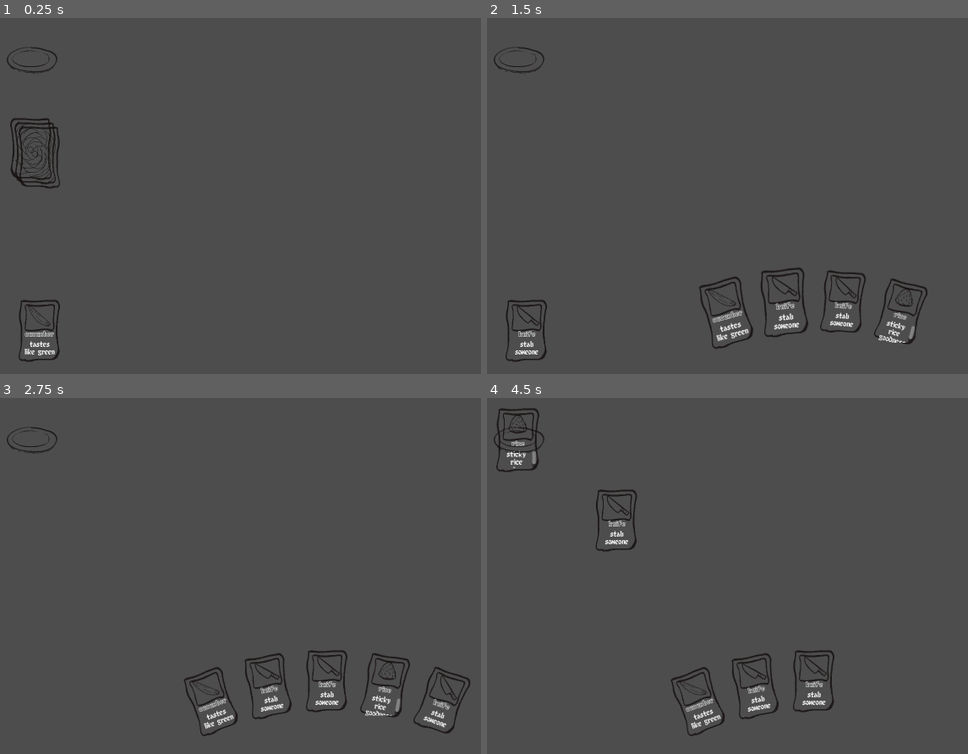
Above: before the commit, frames 1-4 (two rows, left to right).
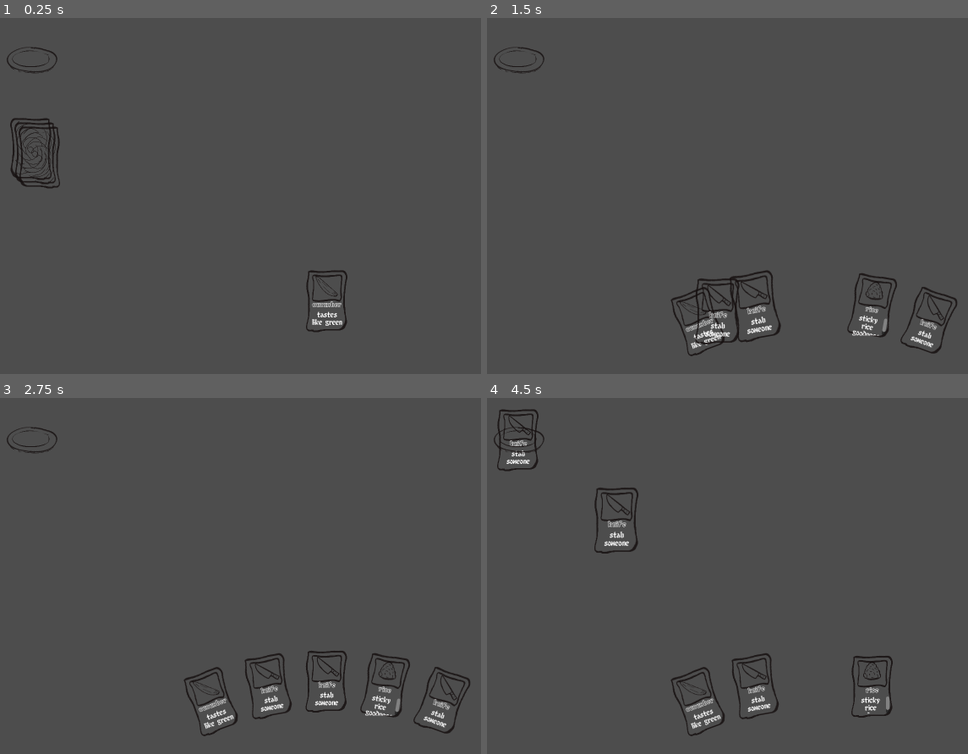
Above: after the commit, the same moments.

Repository: noxden/gmtk-jam-2025
Game: Godot game, scene res://scenes/main.tscn
Two runs of this game, one before a commit and one after it. Both use one fixed random seed, a clock stepped at 60 frames per second and the inputs below.
Inputs (mouse positions are in pixels of both pictures, inside the frame that each line leads up to):
- Up to frame 1 (0.25 s): no input
- Up to frame 2 (1.5 s): drag from (814, 299) to (525, 331) at 0.52 s; drag from (814, 299) to (525, 331) at 1.27 s
- Up to frame 3 (2.75 s): move the mouse to (327, 679) at 2.02 s; click (327, 679) at 2.17 s
- Up to frame 4 (4.5 s): tap Enter at 2.75 s; drag from (871, 686) to (520, 440) at 2.77 s; tap Space at 3.5 s; drag from (929, 700) to (515, 440) at 3.52 s; drag from (520, 440) to (814, 679) at 4.27 s

The runs differ from the first frame. In frame 1, 1.0% of the frame differs, in the area x 3-73%, y 70-97%; in frame 2, 4.2%, in the area x 3-98%, y 70-97%; in frame 3, 0.2%; in frame 4, 2.0%.

Commit message:
refactor: separate CardManager and from EventBus pattern
CardManager is no longer part of the global scope. CardManager is still responsible for user interactions with cards.

EventBus signals are now in a dedicated EventBus script at global scope.

Introduce strong typing in card.gd, card_manager.gd, event_bus.gd and player_hand.gd

Diff:
--- a/autoload/card_manager.gd
+++ /dev/null
@@ -1,66 +0,0 @@
-extends Node2D
-
-signal hovered_card
-signal unhovered_card
-signal clicked_card
-signal let_go_card
-signal hovered_dish
-signal unhovered_dish
-
-var dragged_card: Node2D
-var current_hovered_card: Node2D
-var current_hovered_dish
-
-
-# Called when the node enters the scene tree for the first time.
-func _ready() -> void:
-	connect_signals()
-	pass # Replace with function body.
-
-func connect_signals():
-	connect("hovered_card", on_hovered_card)
-	connect("unhovered_card", on_unhovered_card)
-	connect("clicked_card", on_clicked_card)
-	connect("let_go_card", on_let_go_card)
-	connect("hovered_dish", on_hovered_dish)
-	connect("unhovered_dish", on_unhovered_dish)
-
-func on_hovered_card(card):
-	current_hovered_card = card
-	var tween = get_tree().create_tween()
-	tween.tween_property(card, "scale", Vector2(1.2, 1.2), 0.1)
-
-func on_unhovered_card(card):
-	current_hovered_card = null
-	var tween = get_tree().create_tween()
-	tween.tween_property(card, "scale", Vector2(1, 1), 0.1)
-
-func on_hovered_dish(dish):
-	current_hovered_dish = dish
-
-func on_unhovered_dish(dish):
-	current_hovered_dish = null
-
-func on_clicked_card(card):
-	dragged_card = card
-	var tween = get_tree().create_tween()
-	# gets overruled by _process
-	# tween.tween_property(card, "position", get_global_mouse_position(), 0.1)
-	tween.tween_property(card, "rotation", 0, 0.1)
-	tween.tween_property(card, "scale", Vector2(1, 1), 0.1)
-
-func on_let_go_card(card):
-	if not current_hovered_dish:
-		animate_card_movement(card, card.position_in_hand, card.rotation_in_hand)
-	dragged_card = null
-
-func animate_card_movement(card, destination, new_rotation):
-	var tween = get_tree().create_tween()
-	tween.tween_property(card, "position", destination, 0.1)
-	tween.tween_property(card, "rotation", new_rotation, 0.1)
-
-# Called every frame. 'delta' is the elapsed time since the previous frame.
-func _process(delta: float) -> void:
-	if dragged_card:
-		var global_mouse_pos = get_global_mouse_position()
-		dragged_card.position = global_mouse_pos
--- /dev/null
+++ b/autoload/event_bus.gd
@@ -0,0 +1,17 @@
+extends Node2D
+
+#interactions with cards
+signal hovered_card(card: Card)
+signal unhovered_card(card: Card)
+signal clicked_card(card: Card)
+signal let_go_card(card: Card)
+
+#interactions with dishes
+signal hovered_dish(dish: Dish)
+signal unhovered_dish(dish: Dish)
+
+#interactions for playing cards on dishes
+signal card_used_on_dish(card: Card, dish: Dish)
+
+#interactions for picking cards from hand
+signal return_card_to_player_hand()
--- a/autoload/game_state.gd
+++ b/autoload/game_state.gd
@@ -4,7 +4,7 @@
 
 var cards_in_deck = []
 
-func _ready():
+func _ready() -> void:
 	for i in range(3):
 		cards_in_deck.append(Cards.CARDS["knife"])
 	cards_in_deck.append(Cards.CARDS["rice"])
--- a/project.godot
+++ b/project.godot
@@ -17,9 +17,9 @@
 
 [autoload]
 
-CardManager="*res://autoload/card_manager.gd"
 GameState="*res://autoload/game_state.gd"
 Cards="*res://autoload/cards.gd"
+EventBus="*res://autoload/event_bus.gd"
 
 [display]
 
--- a/scenes/main.tscn
+++ b/scenes/main.tscn
@@ -1,10 +1,11 @@
-[gd_scene load_steps=6 format=3 uid="uid://bqrwlfunomru3"]
+[gd_scene load_steps=7 format=3 uid="uid://bqrwlfunomru3"]
 
 [ext_resource type="Script" uid="uid://dyref5jpsqapt" path="res://scripts/player_hand.gd" id="2_0wfyh"]
 [ext_resource type="PackedScene" uid="uid://kvac6f8v8pad" path="res://scenes/dish.tscn" id="3_sugp2"]
 [ext_resource type="Script" uid="uid://vhbsmhwvvnw0" path="res://scripts/sushi_belt.gd" id="4_jyhfs"]
 [ext_resource type="Script" uid="uid://by0vvegnvq1t1" path="res://scripts/deck.gd" id="5_tbgi4"]
 [ext_resource type="Texture2D" uid="uid://detpw7g3jk76c" path="res://assets/sprites/card_back.png" id="5_tefeu"]
+[ext_resource type="Script" uid="uid://y8qqbfyymi8n" path="res://scripts/card_manager.gd" id="6_tefeu"]
 
 [node name="Main" type="Node2D"]
 
@@ -31,3 +32,6 @@
 
 [node name="Bottom" type="Sprite2D" parent="Deck"]
 texture = ExtResource("5_tefeu")
+
+[node name="CardManager" type="Node2D" parent="."]
+script = ExtResource("6_tefeu")
--- a/scripts/card.gd
+++ b/scripts/card.gd
@@ -1,14 +1,8 @@
 class_name Card extends Node2D
 
 var cost: int
-var position_in_hand
-var rotation_in_hand
 
-# Called when the node enters the scene tree for the first time.
-func _ready() -> void:
-	pass # Replace with function body.
-
-func initialize(card_info: Dictionary):
+func initialize(card_info: Dictionary) -> void:
 	var texture = load('res://assets/sprites/' + card_info["sprite"] + '.png')
 
 	cost = card_info["cost"]
@@ -17,14 +11,14 @@
 	$"Image".texture = texture
 
 func _on_area_2d_mouse_entered() -> void:
-	CardManager.emit_signal("hovered_card", self)
+	EventBus.emit_signal("hovered_card", self)
 
 func _on_area_2d_mouse_exited() -> void:
-	CardManager.emit_signal("unhovered_card", self)
+	EventBus.emit_signal("unhovered_card", self)
 
-func _on_area_2d_input_event(viewport: Node, event: InputEvent, shape_idx: int) -> void:
+func _on_area_2d_input_event(_viewport: Node, event: InputEvent, _shape_idx: int) -> void:
 	if event is InputEventMouseButton and event.button_index == MOUSE_BUTTON_LEFT:
 		if event.is_pressed():
-			CardManager.emit_signal("clicked_card", self)
+			EventBus.emit_signal("clicked_card", self)
 		else:
-			CardManager.emit_signal("let_go_card", self)
+			EventBus.emit_signal("let_go_card", self)
--- /dev/null
+++ b/scripts/card_manager.gd
@@ -0,0 +1,56 @@
+class_name CardManager extends Node2D
+
+var dragged_card: Card
+var current_hovered_dish: Dish
+
+func _ready() -> void:
+	connect_signals()
+
+func connect_signals() -> void:
+	EventBus.connect("hovered_card", on_hovered_card)
+	EventBus.connect("unhovered_card", on_unhovered_card)
+	EventBus.connect("clicked_card", on_clicked_card)
+	EventBus.connect("let_go_card", on_let_go_card)
+	EventBus.connect("hovered_dish", on_hovered_dish)
+	EventBus.connect("unhovered_dish", on_unhovered_dish)
+
+func on_hovered_card(card: Card) -> void:
+	var tween = get_tree().create_tween()
+	var scaling = Vector2(1.2, 1.2)
+	var duration = 0.1
+	tween.tween_property(card, "scale", scaling, duration)
+
+func on_unhovered_card(card: Card) -> void:
+	var tween = get_tree().create_tween()
+	var scaling = Vector2(1, 1)
+	var duration = 0.1
+	tween.tween_property(card, "scale", scaling, duration)
+
+func on_hovered_dish(dish: Dish):
+	current_hovered_dish = dish
+
+func on_unhovered_dish(dish: Dish) -> void:
+	current_hovered_dish = null
+
+func on_clicked_card(card: Card) -> void:
+	var tween = get_tree().create_tween().set_parallel(true)
+	var rotate = 0
+	var scaling = Vector2(1.0, 1.0)
+	var duration = 0.1
+	tween.tween_property(card, "position", get_global_mouse_position(), 0.1)
+	tween.tween_property(card, "rotation", rotate, duration)
+	tween.tween_property(card, "scale", scaling, duration)
+	await tween.finished
+	dragged_card = card
+
+func on_let_go_card(card: Card) -> void:
+	if not current_hovered_dish:
+		EventBus.emit_signal("return_card_to_player_hand")
+	else:
+		EventBus.emit_signal("card_used_on_dish", card, current_hovered_dish)
+	dragged_card = null
+
+func _process(_delta: float) -> void:
+	if dragged_card:
+		var global_mouse_pos = get_global_mouse_position()
+		dragged_card.position = global_mouse_pos
--- a/scripts/deck.gd
+++ b/scripts/deck.gd
@@ -1,16 +1,11 @@
-extends Node2D
+class_name Deck extends Node2D
 
 var cards_in_deck
 
 
-# Called when the node enters the scene tree for the first time.
 func _ready() -> void:
 	cards_in_deck = GameState.cards_in_deck
 	cards_in_deck.shuffle()
-
-# Called every frame. 'delta' is the elapsed time since the previous frame.
-func _process(delta: float) -> void:
-	pass
 
 func get_card():
 	var ret = cards_in_deck.pop_front()
--- a/scripts/dish.gd
+++ b/scripts/dish.gd
@@ -1,5 +1,6 @@
 class_name Dish extends Node2D
 
+var ingredients = []
 
 # Called when the node enters the scene tree for the first time.
 func _ready() -> void:
@@ -10,7 +11,7 @@
 	pass
 
 func _on_area_2d_mouse_entered() -> void:
-	CardManager.emit_signal("hovered_dish", self)
+	EventBus.emit_signal("hovered_dish", self)
 
 func _on_area_2d_mouse_exited() -> void:
-	CardManager.emit_signal("unhovered_dish", self)
+	EventBus.emit_signal("unhovered_dish", self)
--- a/scripts/player_hand.gd
+++ b/scripts/player_hand.gd
@@ -1,29 +1,33 @@
-extends Node2D
+class_name PlayerHand extends Node2D
 
 
 const CARD_SCENE_PATH = "res://scenes/card.tscn"
 
-var cards_in_hand = []
+var cards_in_hand: Array[Card] = []
 
-var SCREEN_WIDTH
-var SCREEN_HEIGHT
+var SCREEN_WIDTH: int
+var SCREEN_HEIGHT: int
 
-var CARD_INITIAL_POS
+var CARD_INITIAL_POS: Vector2
 
-const PI = 3.1415
 const CARD_DEGREES = 10
 const HAND_CENTER_DEGREES = 270
 const HAND_RADIUS = 800
 const HAND_CENTER_VERTICAL_OFFSET = 600
-var HAND_CENTER
+var HAND_CENTER: Vector2
 
-# Called when the node enters the scene tree for the first time.
 func _ready() -> void:
+	EventBus.connect("return_card_to_player_hand", on_return_card_to_player_hand)
+	initialize_on_screen_positions()
+	fill_hand()
+
+func initialize_on_screen_positions() -> void:
 	SCREEN_WIDTH = get_viewport().size[0]
 	SCREEN_HEIGHT = get_viewport().size[1]
 	CARD_INITIAL_POS = Vector2(120, SCREEN_HEIGHT - 130)
 	HAND_CENTER = Vector2(SCREEN_WIDTH/2, SCREEN_HEIGHT+HAND_CENTER_VERTICAL_OFFSET)
 
+func fill_hand() -> void:
 	var card_scene = preload(CARD_SCENE_PATH)
 
 	await $"../Deck".ready
@@ -36,31 +40,33 @@
 		new_card.position = CARD_INITIAL_POS
 
 		add_child(new_card)
-
+		add_card_to_hand(new_card)
 		await get_tree().create_timer(0.3).timeout
 
-		add_card_to_hand(new_card)
-
-func add_card_to_hand(card):
+func add_card_to_hand(card: Card) -> void:
 	cards_in_hand.append(card)
 	update_card_positions()
 
-func update_card_positions():
+func update_card_positions() -> void:
 	for i in range(cards_in_hand.size()):
 		var total_degrees = (cards_in_hand.size() - 1) * CARD_DEGREES
 		var degrees_from_center = i * CARD_DEGREES - total_degrees / 2
 		var new_position = polar_to_cartesian(HAND_CENTER_DEGREES + degrees_from_center)
+		new_position += HAND_CENTER
 		var new_rotation = float(degrees_from_center)/360 * 2*PI
 		var card = cards_in_hand[i]
-		card.position_in_hand = new_position
-		card.rotation_in_hand = new_rotation
-		CardManager.animate_card_movement(card, new_position, new_rotation)
+		animate_card_movement(card, new_position, new_rotation)
 
-func polar_to_cartesian(theta):
+func animate_card_movement(card: Card, destination: Vector2, new_rotation: float) -> void:
+	var tween = get_tree().create_tween().set_parallel(true)
+	var duration = 0.1
+	tween.tween_property(card, "position", destination, 0.1)
+	tween.tween_property(card, "rotation", new_rotation, 0.1)
+
+func polar_to_cartesian(theta: int) -> Vector2:
 	var x = HAND_RADIUS * cos(float(theta)/360 * 2*PI)
 	var y = HAND_RADIUS * sin(float(theta)/360 * 2*PI)
-	return HAND_CENTER + Vector2(x, y)
+	return Vector2(x, y)
 
-# Called every frame. 'delta' is the elapsed time since the previous frame.
-func _process(delta: float) -> void:
-	pass
+func on_return_card_to_player_hand() -> void:
+	update_card_positions()
Not shown, added: autoload/event_bus.gd.uid
Renamed: autoload/card_manager.gd.uid -> scripts/card_manager.gd.uid
